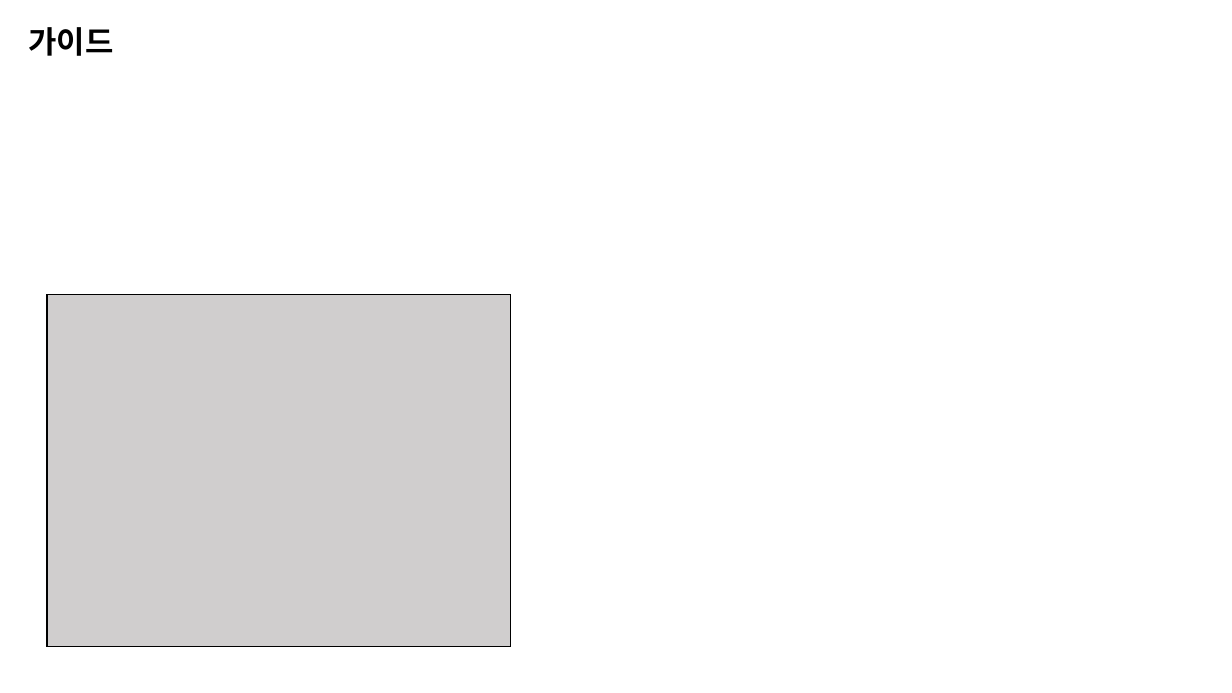
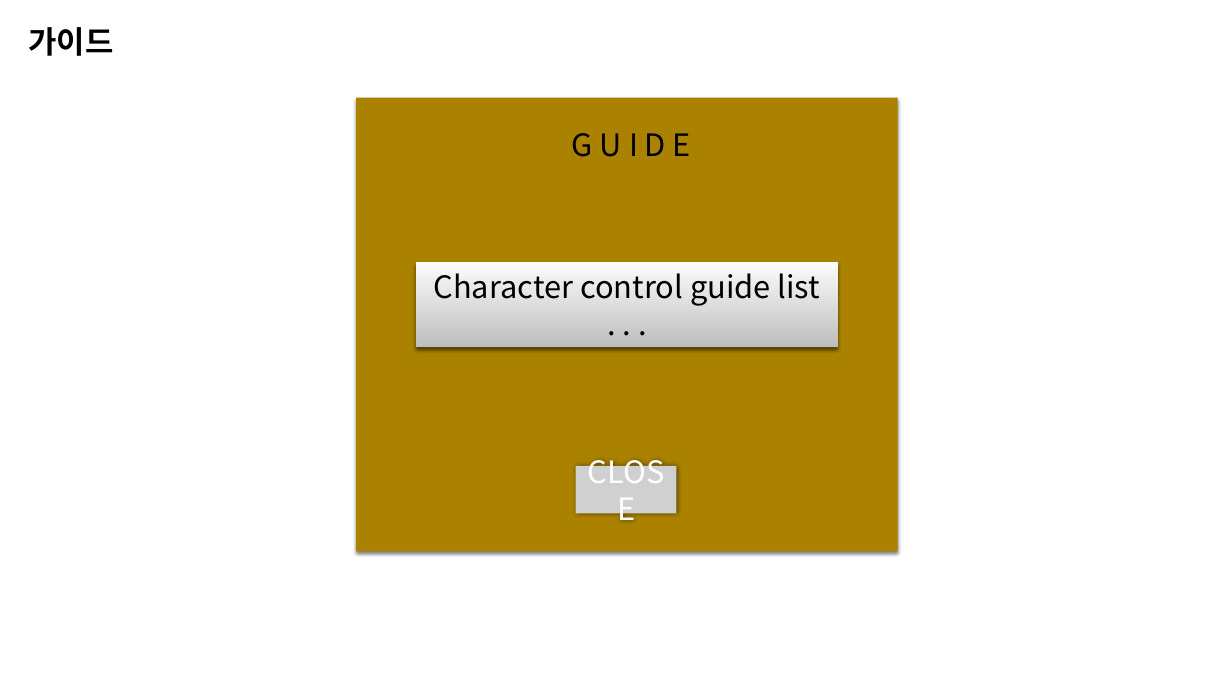
Before and after one commit to penspanic/ITWGamejam, a slide deck: slide 9 of Plan/Rocketman_씬&스킬구성.pptx (slide 8 before the commit). Drawn at 1232x693 pixels with LibreOffice and Linux fonts; fonts in the diff are those of the drawing; grey boxes stand for pictures. Boxes give left, top, right and bottom in pixels: in the first picture for what was removed or moved away, otherwise in the second. Text is boxed around its words. In the diff, an @@ line names an element or a change of style, - is before the commit and + after.

```diff
--- a/Plan/Rocketman_씬&스킬구성.pptx
+++ b/Plan/Rocketman_씬&스킬구성.pptx
@@ rectangle removed at [47, 294, 511, 647] @@
@@ group added at [356, 98, 897, 552]: 2 rectangles, 1 text, 1 picture @@
+G U I D E
+Character control guide list
+. . .
+CLOSE
```
Also in this commit, not shown: 9 other slides changed, 2 slides added, 1 other file.
